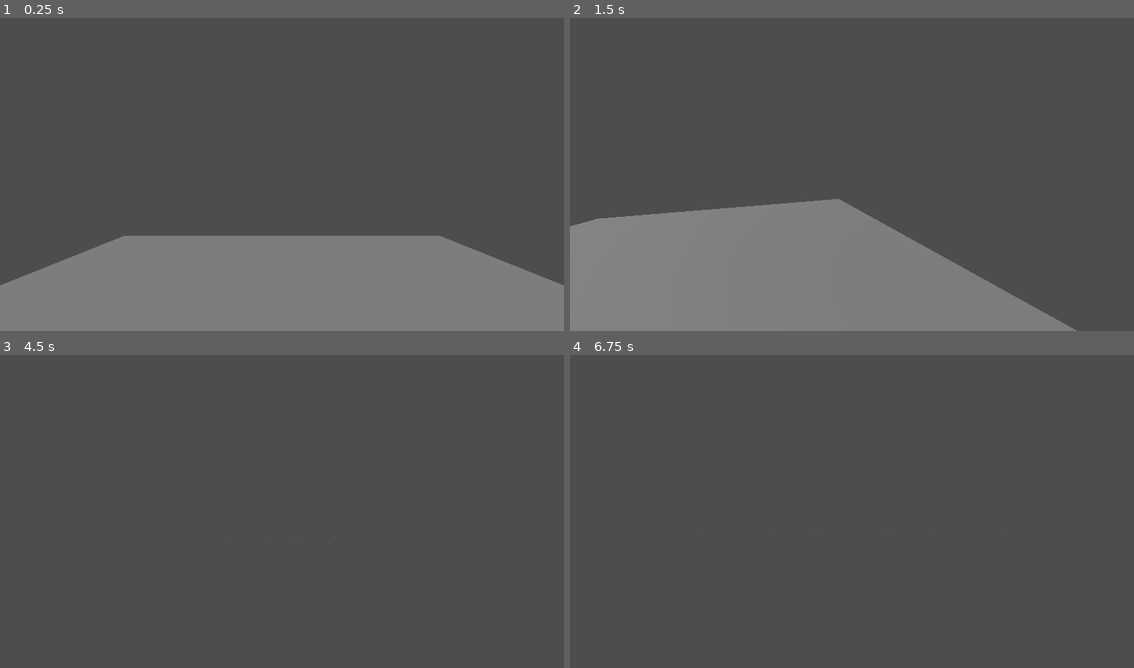
Above: before the commit, frames 1-4 (two rows, left to right).
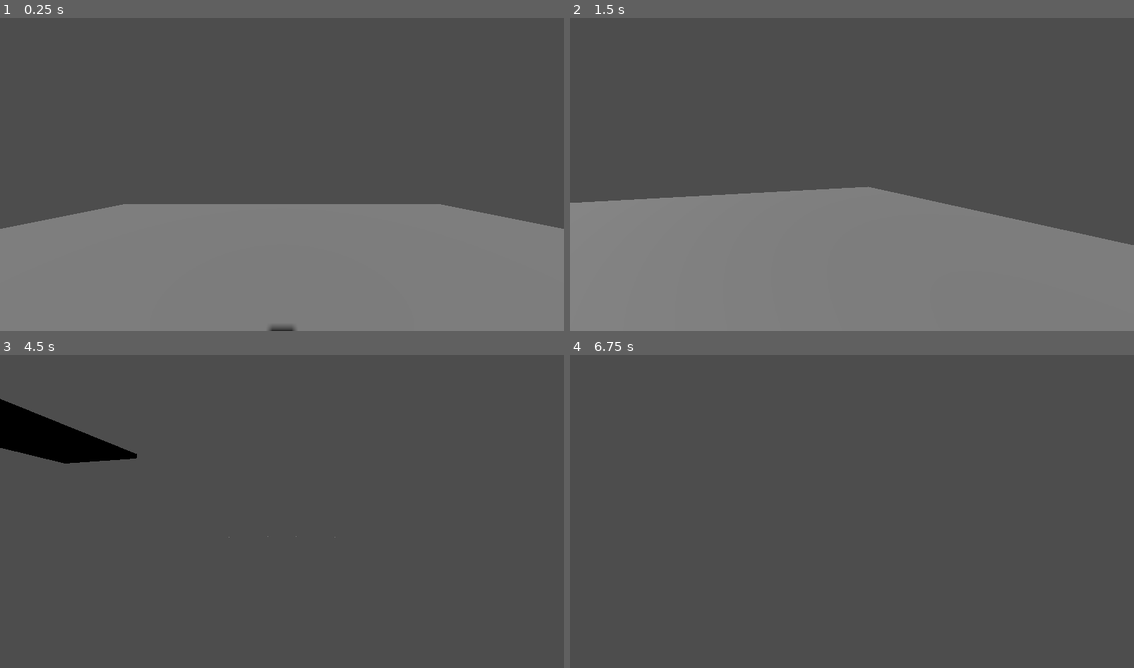
Above: after the commit, the same moments.

Repository: Juanxpeke/GD-Horror
Game: Godot game, scene res://Core/Maps/World.tscn
The game is run twice, just before and just after one commit, with the same random seed, the same clock (stepped at 60 frames per second) and the same inputs.
Inputs (mouse positions are in pixels of both pictures, inside the frame that each line leads up to):
- Up to frame 1 (0.25 s): no input
- Up to frame 2 (1.5 s): tap Enter at 0.5 s; move the mouse to (880, 171) at 0.52 s; hold W (move_forward) from 0.53 s (still down); move the mouse to (823, 174) at 1.27 s
- Up to frame 3 (4.5 s): keep holding W (move_forward); move the mouse to (293, 505) at 2.02 s; move the mouse to (276, 514) at 2.77 s; tap Space at 3.5 s; move the mouse to (321, 514) at 3.52 s; tap Enter at 4.25 s; move the mouse to (236, 505) at 4.27 s
- Up to frame 4 (6.75 s): move the mouse to (857, 508) at 5.02 s; tap Space at 5.75 s; move the mouse to (829, 502) at 5.77 s; release W (move_forward) at 5.78 s; hold D (move_right) 5.78-6.53 s; tap Enter at 6.5 s; move the mouse to (880, 508) at 6.52 s; hold W (move_forward) from 6.53 s (still down)

The runs differ from the first frame. In frame 1, 12% of the frame differs, in the area x 0-100%, y 59-100%; in frame 2, 13%, in the area x 0-100%, y 53-100%; in frame 3, 2.5%; in frame 4, less than 0.1%.

Commit message:
Added friction to character

Diff:
--- a/Core/Entities/Player/Player.gd
+++ b/Core/Entities/Player/Player.gd
@@ -13,6 +13,7 @@
 const BASE_MOVEMENT_SPEED : float = 12.0
 const CAMERA_HORIZONTAL_ROTATION_SPEED : float = 0.02
 const CAMERA_VERTICAL_ROTATION_SPEED : float = 0.01
+const FRICTION_VALUE : float = 0.05
 #endregion Constants
 
 #region Exports Variables
@@ -46,10 +47,15 @@
 
 	movement = Vector2(forward.x, forward.z) * movement.y + Vector2(right.x, right.z) * movement.x
 
-	velocity += Vector3(movement.x, 0, movement.y)
+	print(movement.is_zero_approx())
+	if not movement.is_zero_approx():
+		velocity += Vector3(movement.x, 0, movement.y)
+	else:
+		velocity -= velocity * FRICTION_VALUE
 
 	velocity.y -= _gravity * delta
 
+	print(velocity)
 	move_and_slide()
 
 func _input(event : InputEvent) -> void:
--- a/Core/Maps/World.tscn
+++ b/Core/Maps/World.tscn
@@ -13,7 +13,7 @@
 [node name="Player" parent="." instance=ExtResource("1_j28u4")]
 
 [node name="StaticBody3D" type="StaticBody3D" parent="."]
-transform = Transform3D(1, 0, 0, 0, 1, 0, 0, 0, 1, 0, -1.54635, 0)
+transform = Transform3D(2, 0, 0, 0, 1, 0, 0, 0, 2, 0, -1.54635, 0)
 metadata/_edit_group_ = true
 
 [node name="CollisionShape3D" type="CollisionShape3D" parent="StaticBody3D"]
@@ -24,3 +24,5 @@
 
 [node name="DirectionalLight3D" type="DirectionalLight3D" parent="."]
 transform = Transform3D(1, 0, 0, 0, 0.707107, 0.707107, 0, -0.707107, 0.707107, 0, 0, 0)
+shadow_enabled = true
+shadow_bias = 1.817
